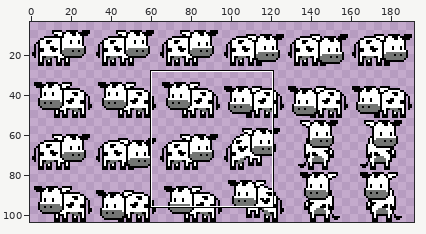
Edited in one commit: sprite sheet (gamepeach/debug/images/ufo_cow_w_2.png). Above, an overview of the earlier version with the close-up marked.
Close-up. As it was:
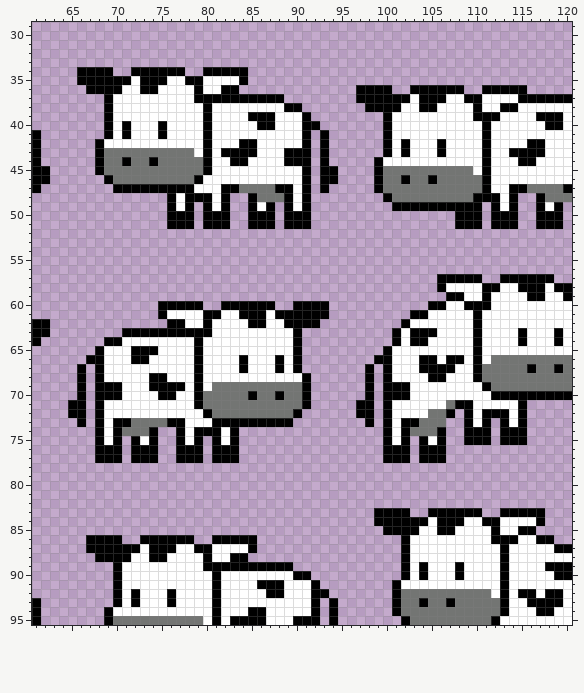
The file is 192x104 pixels. Shown: x 61..120, y 29..95. The wide view leaves out empty margins. The commit also changed other parts of the picture, which this record leaves out.
The result:
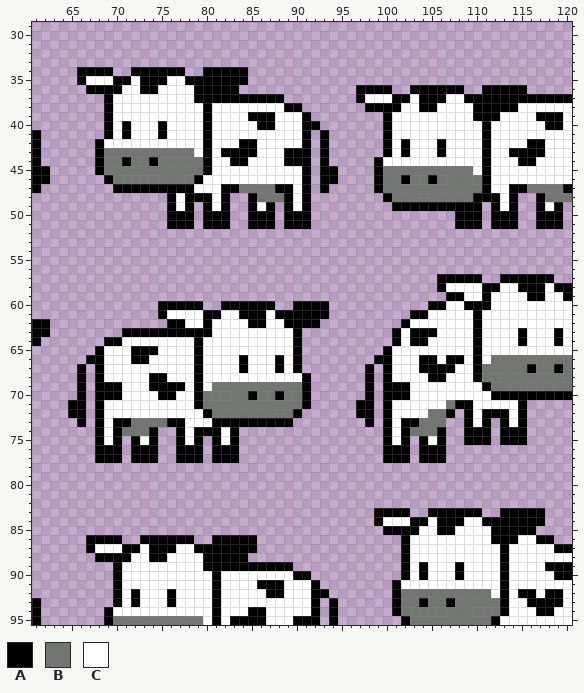
Palette (. is transparent): A #000000  B #737573  C #ffffff
The edit:
{"y":35,"x":67,"old":"AAA","new":"CCC"}
{"y":35,"x":80,"old":"CCCC","new":"AAAA"}
{"y":36,"x":80,"old":"CC","new":"AA"}
{"y":37,"x":98,"old":"AAA","new":"CCC"}
{"y":37,"x":111,"old":"CCCC","new":"AAAA"}
{"y":38,"x":111,"old":"CC","new":"AA"}
{"y":84,"x":100,"old":"AAA","new":"CCC"}
{"y":84,"x":113,"old":"CCCC","new":"AAAA"}
{"y":85,"x":113,"old":"CC","new":"AA"}
{"y":87,"x":68,"old":"AAA","new":"CCC"}
{"y":87,"x":81,"old":"CCCC","new":"AAAA"}
{"y":88,"x":81,"old":"CC","new":"AA"}
{"label":"changed","picture_box":[86,76,113,85]}
{"label":"changed","picture_box":[203,76,239,94]}
{"label":"changed","picture_box":[365,94,392,103]}
{"label":"changed","picture_box":[482,94,518,112]}
{"label":"changed","picture_box":[383,517,410,526]}
{"label":"changed","picture_box":[500,517,536,535]}
{"label":"changed","picture_box":[95,544,122,553]}
{"label":"changed","picture_box":[212,544,248,562]}
